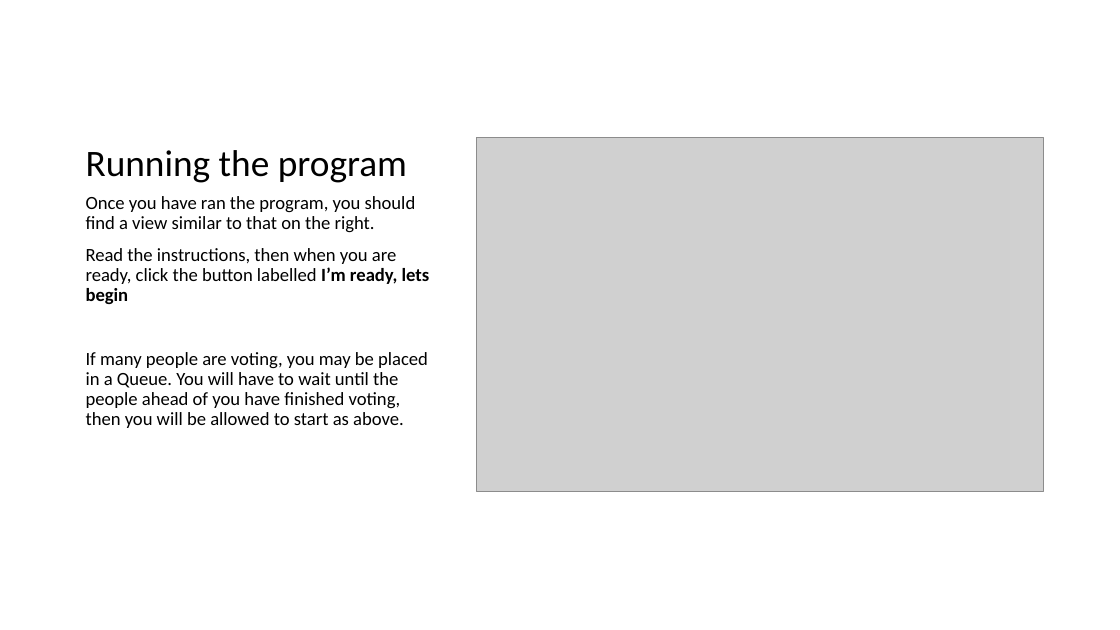
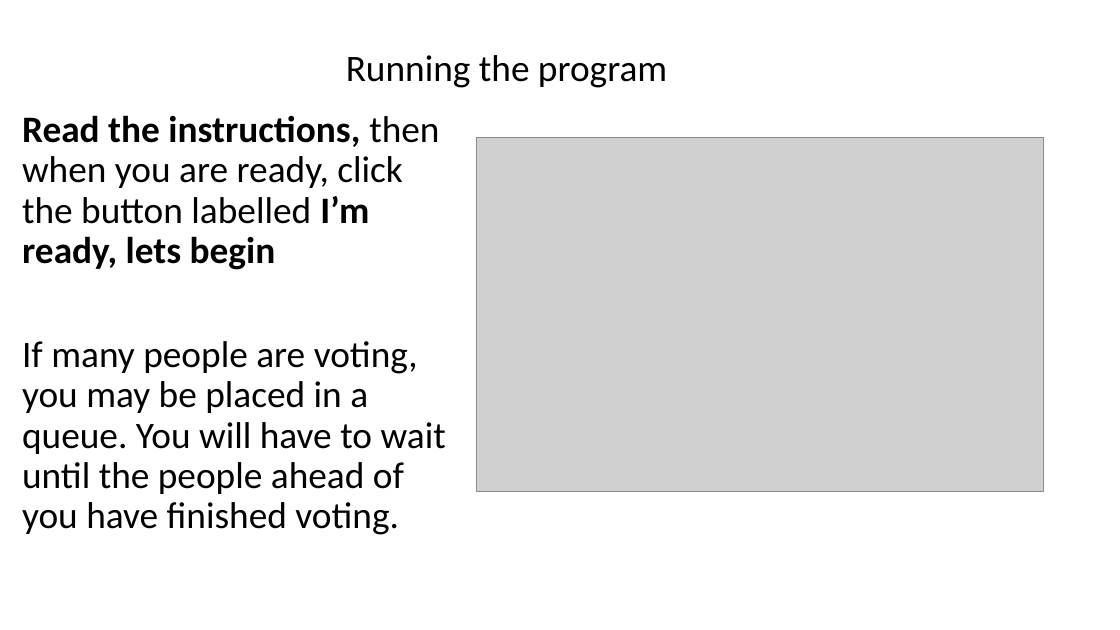
Before and after one commit to TheGrandCoding/awardsserver, a slide deck: slide 8 of TestPPT.pptx. Drawn at 1120x630 pixels with LibreOffice and Linux fonts; fonts in the diff are those of the drawing; grey boxes stand for pictures. Boxes give left, top, right and bottom in pixels: in the first picture for what was removed or moved away, otherwise in the second. Text is boxed around its words. In the diff, an @@ line names an element or a change of style, - is before the commit and + after.

```diff
--- a/TestPPT.pptx
+++ b/TestPPT.pptx
@@ title "Running the program": place and size @@
-title "Running the program" at <box>86,150,407,183</box>
+title "Running the program" at <box>346,55,667,88</box>
@@ text "Read the instructions, then when ...": place and size @@
-text "Read the instructions, then when ..." at <box>86,196,430,428</box>
+text "Read the instructions, then when ..." at <box>22,115,446,535</box>
@@ text at <box>22,115,439,270</box>: size 16 to 32 pt in "Read the instructions, then when you are ..."; bold on in "Read the instructions," @@
@@ text at <box>86,196,416,233</box>: paragraph removed @@
-Once you have ran the program, you should find a view similar to that on the right.
@@ text at <box>22,341,446,535</box>: text changed; size 16 to 32 pt @@
-If many people are voting, you may be placed in a Queue. You will have to wait until the people ahead of you have finished voting, then you will be allowed to start as above.
+If many people are voting, you may be placed in a queue. You will have to wait until the people ahead of you have finished voting.
```
Also in this commit, not shown: 6 other slides changed, 2 slides added, 2 slides removed.
